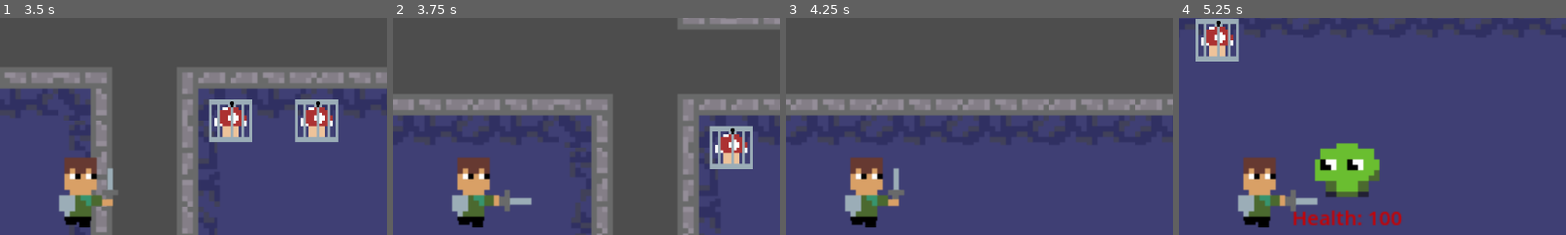
Above: before the commit, frames 1-4 (left to right).
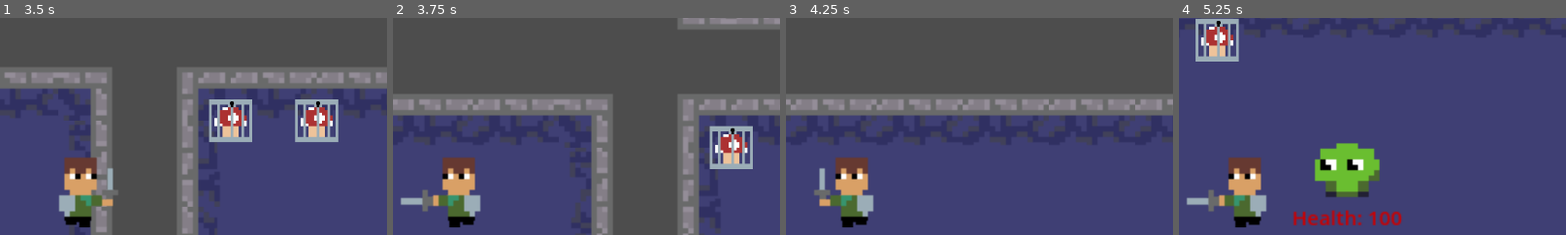
Above: after the commit, the same moments.

Repository: beml201/dungeon_game1
Game: Godot game, scene res://scenes/main.tscn
Same seed, same stepped clock (60 frames per second), same inputs: the game is played once before the commit and once after it.
Inputs (mouse positions are % of the whole screen's width and height, from its top left):
- Up to frame 1 (3.5 s): move the mouse to (72, 45) at 0.52 s; hold D (right) 0.53-1.28 s; click (72, 45) at 0.6 s; move the mouse to (30, 55) at 1.27 s; hold S (down) 1.28-2.03 s; click (30, 55) at 1.35 s; move the mouse to (60, 28) at 2.02 s; hold D (right) 2.03-2.78 s; click (60, 28) at 2.1 s; move the mouse to (45, 70) at 2.77 s; hold W (up) from 2.78 s (still down); click (45, 70) at 2.85 s
- Up to frame 2 (3.75 s): move the mouse to (80, 65) at 3.52 s; release W (up) at 3.53 s; hold A (left) from 3.53 s (still down); click (80, 65) at 3.6 s
- Up to frame 3 (4.25 s): keep holding A (left)
- Up to frame 4 (5.25 s): move the mouse to (20, 35) at 4.27 s; click (20, 35) at 4.35 s; move the mouse to (55, 50) at 5.02 s; release A (left) at 5.03 s; hold S (down) from 5.03 s (still down); click (55, 50) at 5.1 s
The pictures show only the part of the screen within x 37-87%, y 12-62%; the shares and areas given below are measured in that part.

Frame 1 is identical in both runs. In frame 2, 3.9% of the frame differs, in the area x 2-36%, y 64-97%; in frame 3, 3.8%; in frame 4, 3.9%.

Commit message:
sam flips directions

Diff:
--- a/scripts/sam.gd
+++ b/scripts/sam.gd
@@ -22,6 +22,14 @@
 
 func get_input():
 	var input_direction = Input.get_vector("left", "right", "up", "down")
+	if input_direction[0] < 0:
+		$Sprite2D.flip_h = true
+		$Sprite2D.position.x = -39
+		$Sprite2D/SwordHit/sword.position.x = -10
+	if input_direction[0] > 0:
+		$Sprite2D.flip_h = false
+		$Sprite2D.position.x = 0
+		$Sprite2D/SwordHit/sword.position.x = 9
 	velocity = input_direction * speed
 	if velocity != Vector2(0,0):
 		if Global.player_current_attack == true:
